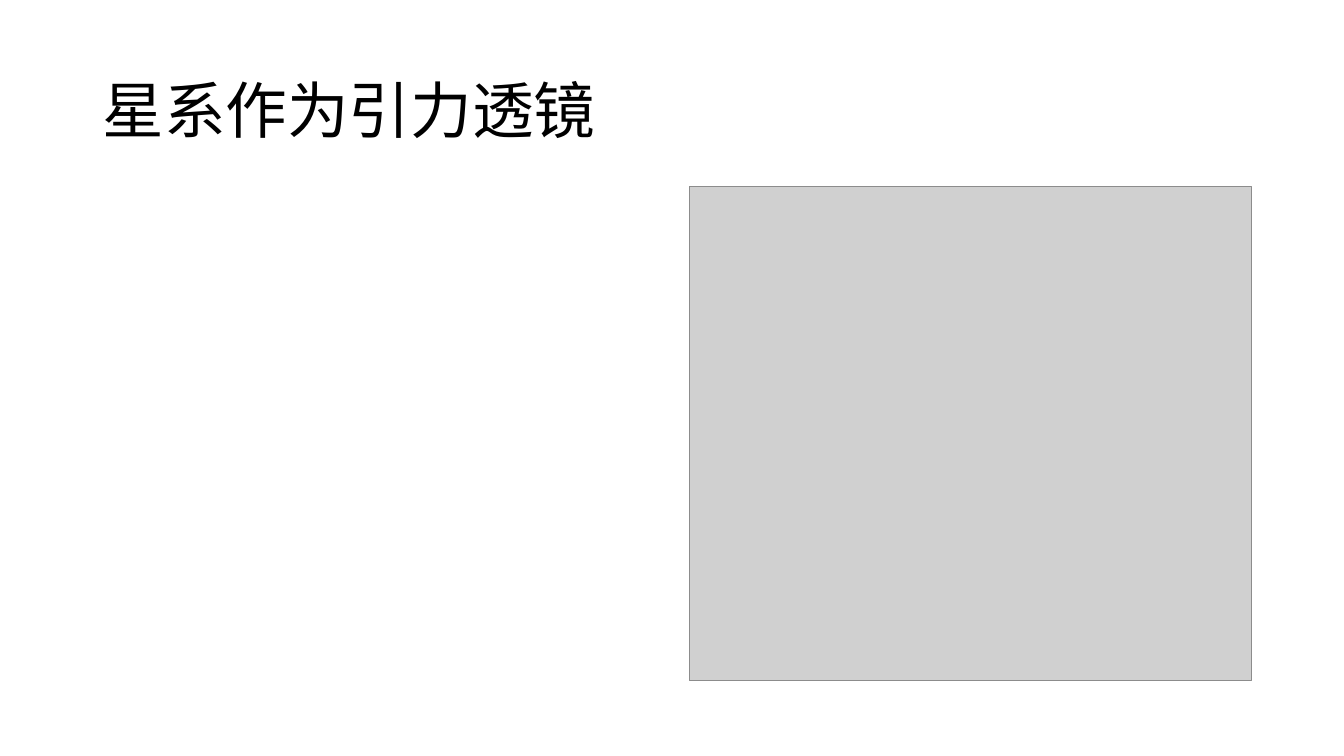
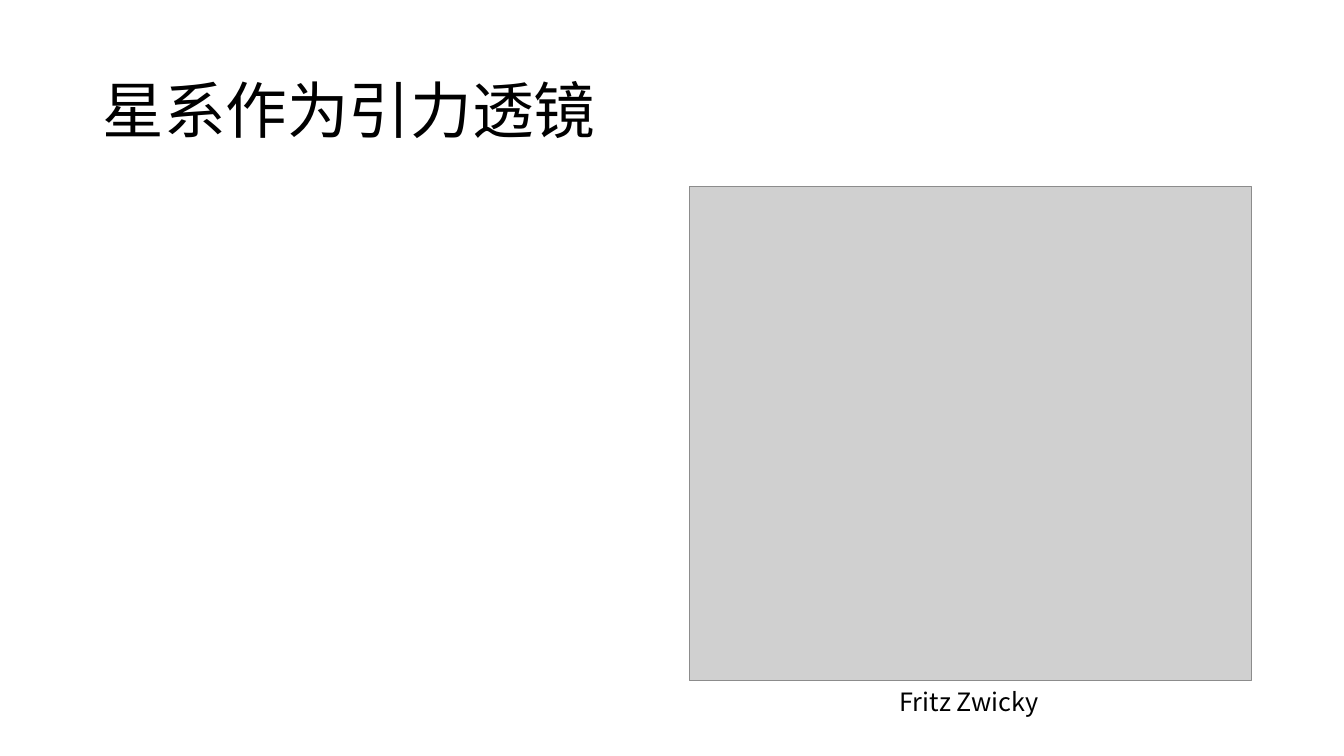
Before and after one commit to willlake/Gravitational-lens, a slide deck: slide 5 of Gravitational lens.pptx. Drawn at 1344x756 pixels with LibreOffice and Linux fonts; fonts in the diff are those of the drawing; grey boxes stand for pictures. Boxes give left, top, right and bottom in pixels: in the first picture for what was removed or moved away, otherwise in the second. Text is boxed around its words. In the diff, an @@ line names an element or a change of style, - is before the commit and + after.

```diff
--- a/Gravitational lens.pptx
+++ b/Gravitational lens.pptx
@@ text added at <box>900,691,1039,717</box>, 18 pt, text #000000 @@
+Fritz Zwicky
```
Also in this commit, not shown: 6 slides added, 1 slide removed, 3 other files.
